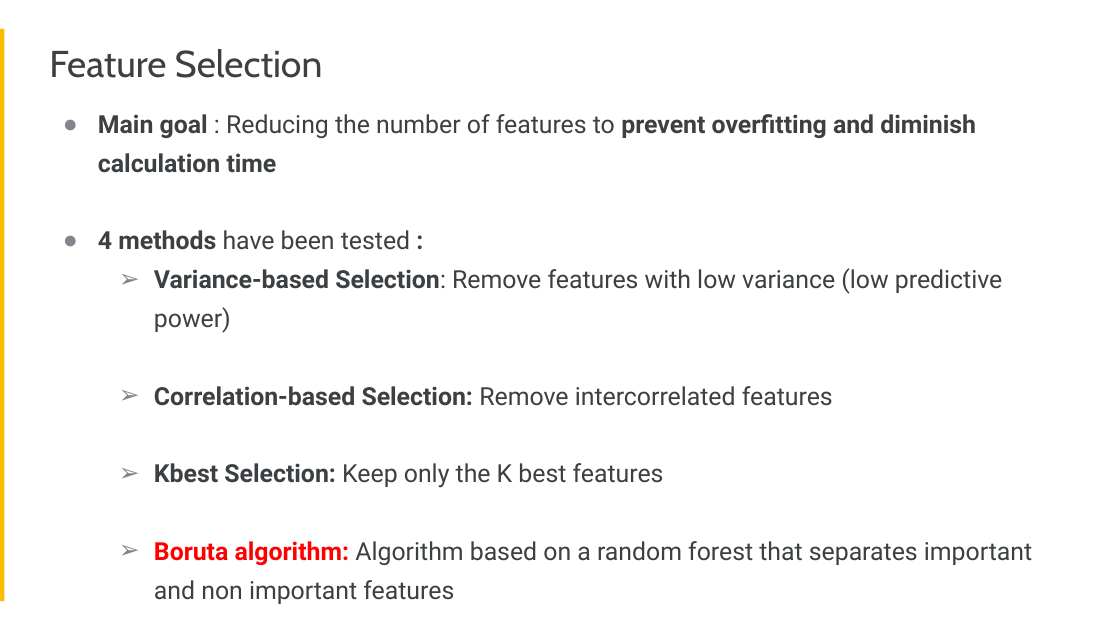
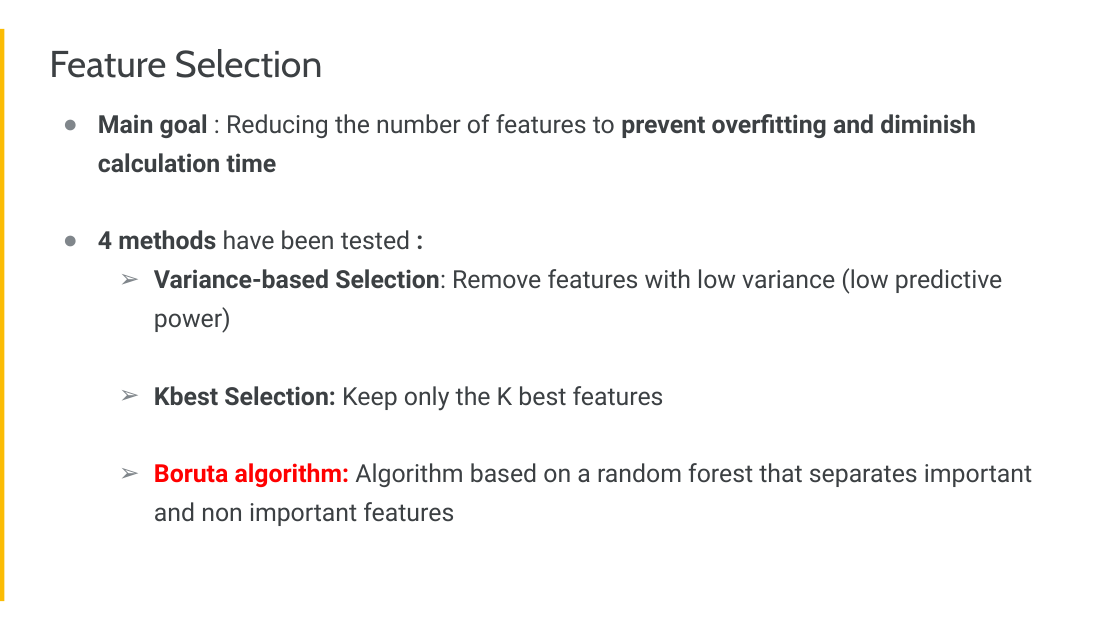
Before and after one commit to Faskill/Borrower-Scoring-Algorithm, a slide deck: slide 9 of P4_02_Presentation.pptx. Drawn at 1120x630 pixels with LibreOffice and Linux fonts; fonts in the diff are those of the drawing. Boxes give left, top, right and bottom in pixels: in the first picture for what was removed or moved away, otherwise in the second. Text is boxed around its words. In the diff, an @@ line names an element or a change of style, - is before the commit and + after.

```diff
--- a/P4_02_Presentation.pptx
+++ b/P4_02_Presentation.pptx
@@ text at bbox=[154, 386, 833, 406]: paragraph removed @@
-  ➢ Correlation-based Selection: Remove intercorrelated features
```
Also in this commit, not shown: 1 other slide changed.
